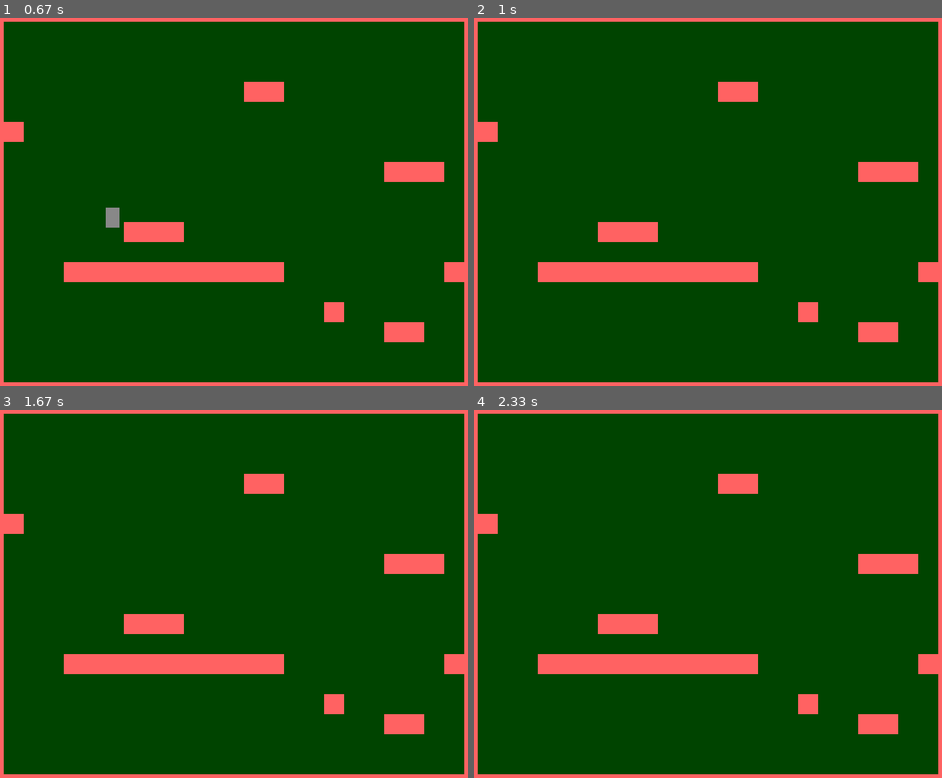
Above: before the commit, frames 1-4 (two rows, left to right).
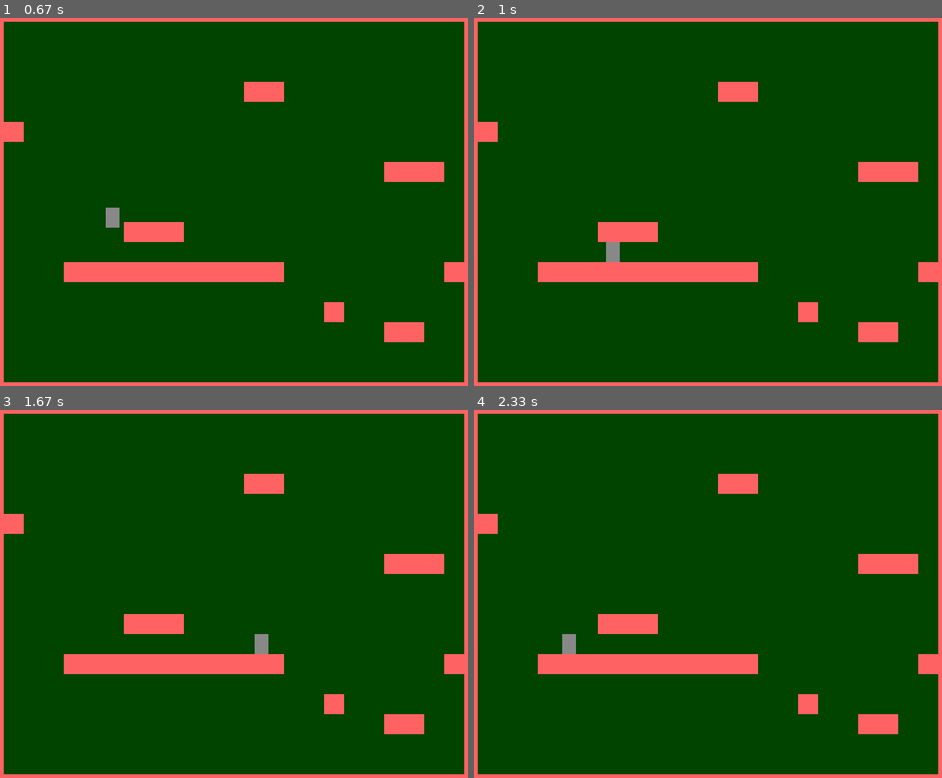
Above: after the commit, the same moments.

Repository: igor-a-yastrebov/Python-First-Game
Game: pygame game, started from pygame2.py
Two runs of this game, one before a commit and one after it. Both use one fixed random seed, a clock stepped at 60 frames per second and the inputs below.
Inputs:
- Up to frame 1 (0.67 s): hold Right from 0.33 s (still down)
- Up to frame 2 (1 s): release Right at 0.8 s; hold Up from 0.83 s (still down)
- Up to frame 3 (1.67 s): release Up at 1.13 s; hold Right 1.17-1.63 s
- Up to frame 4 (2.33 s): hold Left 1.67-2.2 s; hold Left from 2.23 s (still down)

Frame 1 is identical in both runs. In frame 2, 0.2% of the frame differs, in the area x 28-32%, y 60-67%; in frame 3, 0.2%; in frame 4, 0.2%.

Commit message:
works, player=tectangel

Diff:
--- a/blocks.py
+++ b/blocks.py
@@ -1,6 +1,9 @@
+from pygame import *
+
 PLATFORM_WIDTH = 32
 PLATFORM_HEIGHT = 32
 PLATFORM_COLOR = "#FF6262"
+
 class Platform(sprite.Sprite):
     def __init__(self, x, y):
         sprite.Sprite.__init__(self)
--- a/player.py
+++ b/player.py
@@ -20,7 +20,7 @@
         self.yvel = 0 # скорость вертикального перемещения
         self.onGround = False # На земле ли я?
 
-    def update(self,  left, right, up):
+    def update(self,  left, right, up, platforms):
         if up:
             if self.onGround: # прыгаем, только когда можем оттолкнуться от земли
                 self.yvel = -JUMP_POWER
@@ -38,9 +38,13 @@
             self.yvel +=  GRAVITY
 
         self.onGround = False; # Мы не знаем, когда мы на земле((
+        # self.rect.y += self.yvel
+        # self.rect.x += self.xvel # переносим свои положение на xvel
         self.rect.y += self.yvel
+        self.collide(0, self.yvel, platforms)
 
         self.rect.x += self.xvel # переносим свои положение на xvel
+        self.collide(self.xvel, 0, platforms)
 
     def collide(self, xvel, yvel, platforms):
         for p in platforms:
--- a/pygame2.py
+++ b/pygame2.py
@@ -2,8 +2,8 @@
 from pickle import FALSE
 import pygame
 from pygame import *
-import player
-
+from player import *
+from blocks import *
 
 #Объявляем переменные
 WIN_WIDTH = 800 #Ширина создаваемого окна
@@ -16,7 +16,7 @@
 
 
 def main():
-    hero = player.Player(55,55) # создаем героя по (x,y) координатам
+    hero = Player(55,55) # создаем героя по (x,y) координатам
     left = right = up = False    # по умолчанию — стоим
     entities = pygame.sprite.Group() # Все объекты
     platforms = [] # то, во что мы будем врезаться или опираться
@@ -51,6 +51,18 @@
                                          # будем использовать как фон
     bg.fill(Color(BACKGROUND_COLOR))     # Заливаем поверхность сплошным цветом
 
+    x=y=0 # координаты
+    for row in level: # вся строка
+        for col in row: # каждый символ
+            if col == "-":
+                pf = Platform(x,y)
+                entities.add(pf)
+                platforms.append(pf)
+
+            x += PLATFORM_WIDTH #блоки платформы ставятся на ширине блоков
+        y += PLATFORM_HEIGHT    #то же самое и с высотой
+        x = 0                   #на каждой новой строчке начинаем с нуля
+
     run = True
     while(run): # Основной цикл программы
         timer.tick(60)
@@ -76,20 +88,7 @@
                 run = False
         screen.blit(bg, (0,0))      # Каждую итерацию необходимо всё перерисовывать
 
-        x=y=0 # координаты
-        for row in level: # вся строка
-            for col in row: # каждый символ
-                if col == "-":
-                    #создаем блок, заливаем его цветом и рисеум его
-                    pf = Surface((PLATFORM_WIDTH,PLATFORM_HEIGHT))
-                    pf.fill(Color(PLATFORM_COLOR))
-                    screen.blit(pf,(x,y))
-
-                x += PLATFORM_WIDTH #блоки платформы ставятся на ширине блоков
-            y += PLATFORM_HEIGHT    #то же самое и с высотой
-            x = 0                   #на каждой новой строчке начинаем с нуля
-
-        hero.update(left, right, up)   # передвижение
+        hero.update(left, right, up, platforms)   # передвижение
         entities.draw(screen) # отображение всего
 
         pygame.display.update()     # обновление и вывод всех изменений на экран
Renamed: bg.jpg -> game1/bg.jpg
Renamed: game.py -> game1/game.py
Renamed: idle.png -> game1/idle.png
Renamed: platform.png -> game1/platform.png
